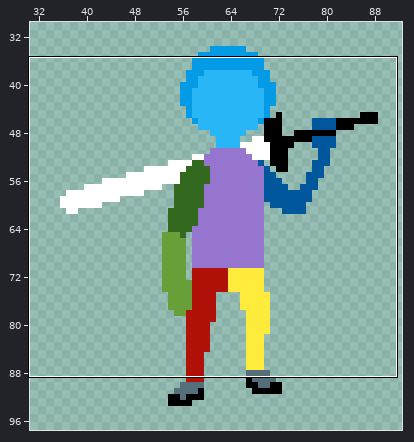
One commit to this pixel-art file: RPG Game/Assets/Art/Player/Sword/Idle/Player_Sword_Idle_Down.aseprite. Above: a wide view before the commit, with the close-up outlined.
Close-up. As it was:
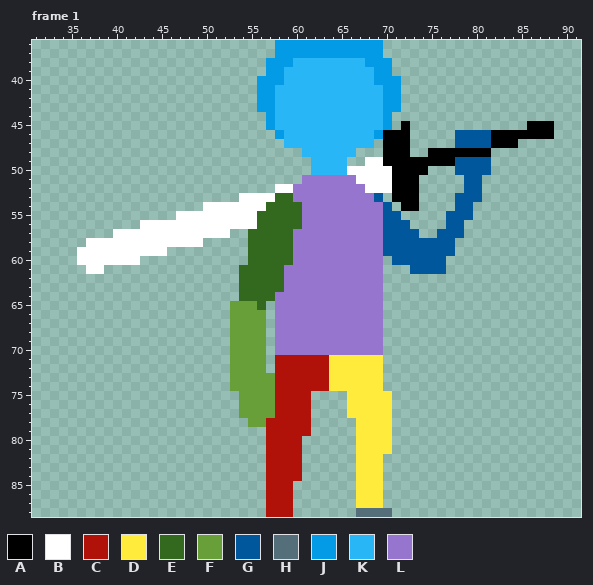
128x128 pixels, 8 frames. Shown: frame 1: x 31..91, y 36..88. The wide view leaves out empty margins. The commit also changed other frames or places, which this record leaves out.
Visible layers, top first: "Layer 2", "Layer 3", "Layer 4", "Layer 5", "Layer 7", "Layer 6", "Layer 1".
Palette (. is transparent): A #000000  B #ffffff  C #b0120a  D #ffeb3b  E #33691e  F #689f38  G #01579b  H #546e7a  J #039be5  K #29b6f6  L #9575cd
Pixels before, frame 1 (only the part around the change), first column x 31:
38 ..........................JJJKKKKKKKKJJJ.....................
39 ..........................JJKKKKKKKKKKJJ.....................
40 .........................JJJKKKKKKKKKKJJJ....................
41 .........................JJKKKKKKKKKKKKJJ....................
42 .........................JJKKKKKKKKKKKKJJ....................
43 .........................JJKKKKKKKKKKKKJJ....................
44 ..........................JKKKKKKKKKKKKJ.....................
45 ..........................JKKKKKKKKKKKKJ.A.............AAA...
46 ...........................JKKKKKKKKKKJAAA.....GGGGAAAAAAA...
47 ............................KKKKKKKKKK.AAA.....GGGGAAA.......
48 ..............................KKKKKK...AAA..AAAAAAA..........
49 ...............................KKKK..BBAAAAAAAAGGGG..........
50 ...............................KKKKBBBBBAAAA...GGGG..........
51 ..............................LLLLLLBBBBAAA.....GG...........
52 ...........................BBLLLLLLLLBBBAAA.....GG...........
53 .......................BBBBEELLLLLLLLLG.AAA....GGG...........
54 ...................BBBBBBBEEEELLLLLLLLLG.AA....GG............
55 ................BBBBBBBBBEEEEELLLLLLLLLGG.....GGG............
56 ............BBBBBBBBBBBBBEEEEELLLLLLLLLGGG....GG.............
57 .........BBBBBBBBBBBBB..EEEEELLLLLLLLLLGGGG..GGG.............
58 ......BBBBBBBBBBBBB.....EEEEELLLLLLLLLLGGGGGGGG..............
59 .....BBBBBBBBBB.........EEEEELLLLLLLLLLGGGGGGGG..............
60 .....BBBBBBB............EEEEELLLLLLLLLL.GGGGGG...............
61 ......BB...............EEEEELLLLLLLLLLL...GGGG...............
62 .......................EEEEELLLLLLLLLLL......................
63 .......................EEEEELLLLLLLLLLL......................
64 .......................EEEELLLLLLLLLLLL......................
65 ......................FFFE.LLLLLLLLLLLL......................
66 ......................FFFF.LLLLLLLLLLLL......................
67 ......................FFFF.LLLLLLLLLLLL......................
68 ......................FFFF.LLLLLLLLLLLL......................
69 ......................FFFF.LLLLLLLLLLLL......................
70 ......................FFFF.LLLLLLLLLLLL......................
71 ......................FFFF.CCCCCCDDDDDD......................
72 ......................FFFF.CCCCCCDDDDDD......................
73 ......................FFFFFCCCCCCDDDDDD......................
74 ......................FFFFFCCCCCCDDDDDD......................
75 .......................FFFFCCCC....DDDDD.....................
76 .......................FFFFCCCC....DDDDD.....................
77 .......................FFFFCCCC....DDDDD.....................
78 ........................FFCCCCC.....DDDD.....................
79 ..........................CCCCC.....DDDD.....................
80 ..........................CCCC......DDDD.....................
81 ..........................CCCC......DDDD.....................
82 ..........................CCCC......DDD......................
83 ..........................CCCC......DDD......................
84 ..........................CCCC......DDD......................
The result:
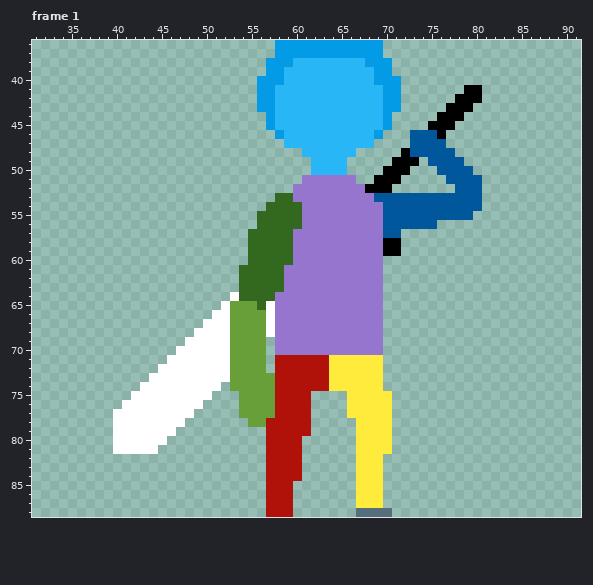
Commit: Updated Down and Left Idle Animations
Edits made:
Changed rows in their new state; - is an unchanged pixel.
Frame 1, layers "Blue Arm", "Sword":
first column x 36:
41 -------------------------------------------AA--------
42 ------------------------------------------AAA--------
43 -----------------------------------------AAA---------
44 ----------------------------------------AAA----------
45 ------------------------------------.--AAA--------...
46 ----------------------------------...GGGA-...........
47 ----------------------------------...GGGG-.......----
48 ----------------------------------..-GGGGG....-------
49 --------------------------------...---.GGG-...-------
50 ------------------------------....A--..-GG--..-------
51 -------------------------------..AA-..---GG----------
52 ----------------------..--------AAA...----G----------
53 ------------------....------------GGGGGGGG-----------
54 --------------.......--------------GGGGGGG--G--------
55 -----------.........----------------GGGGG------------
56 -------.............-----------------GGG-..----------
57 ----.............-------------------..--...----------
58 -.............--------------------AA......-----------
59 ..........------------------------AA......-----------
60 .......----------------------------......------------
61 -..----------------------------------....------------
64 -----------------B-----------------------------------
65 ----------------B----B-------------------------------
66 ---------------BB----B-------------------------------
67 --------------BBB----B-------------------------------
68 -------------BBBB----B-------------------------------
69 ------------BBBBB------------------------------------
70 -----------BBBBBB------------------------------------
71 ----------BBBBBBB------------------------------------
72 ---------BBBBBBBB------------------------------------
73 --------BBBBBBBBB------------------------------------
74 -------BBBBBBBBB-------------------------------------
75 ------BBBBBBBBB--------------------------------------
76 -----BBBBBBBBB---------------------------------------
77 ----BBBBBBBBB----------------------------------------
78 ----BBBBBBBB-----------------------------------------
79 ----BBBBBBB------------------------------------------
80 ----BBBBBB-------------------------------------------
81 ----BBBBB--------------------------------------------
Changed places in both close-ups, as pixel boxes (x1, y1, x2, y2):
changed: (347, 85, 554, 274)
erased: (77, 184, 293, 274)
added: (113, 292, 275, 454)
